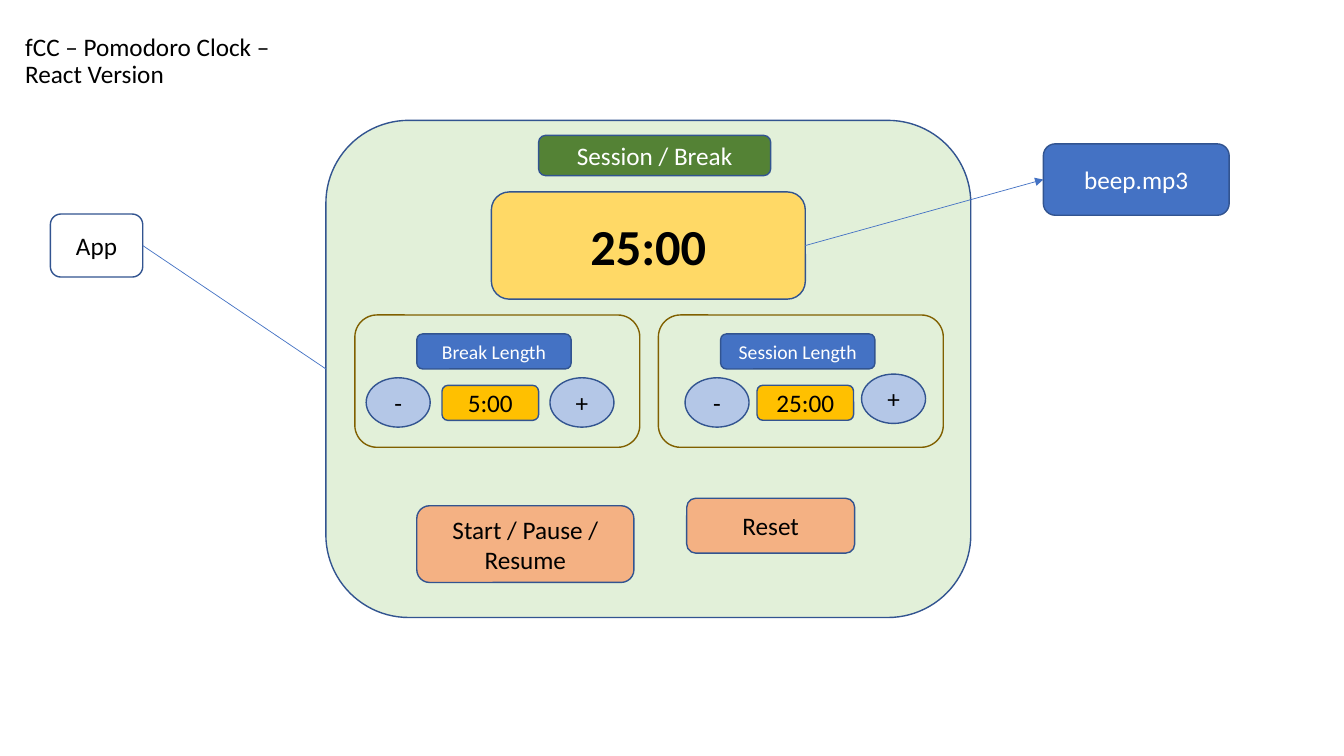
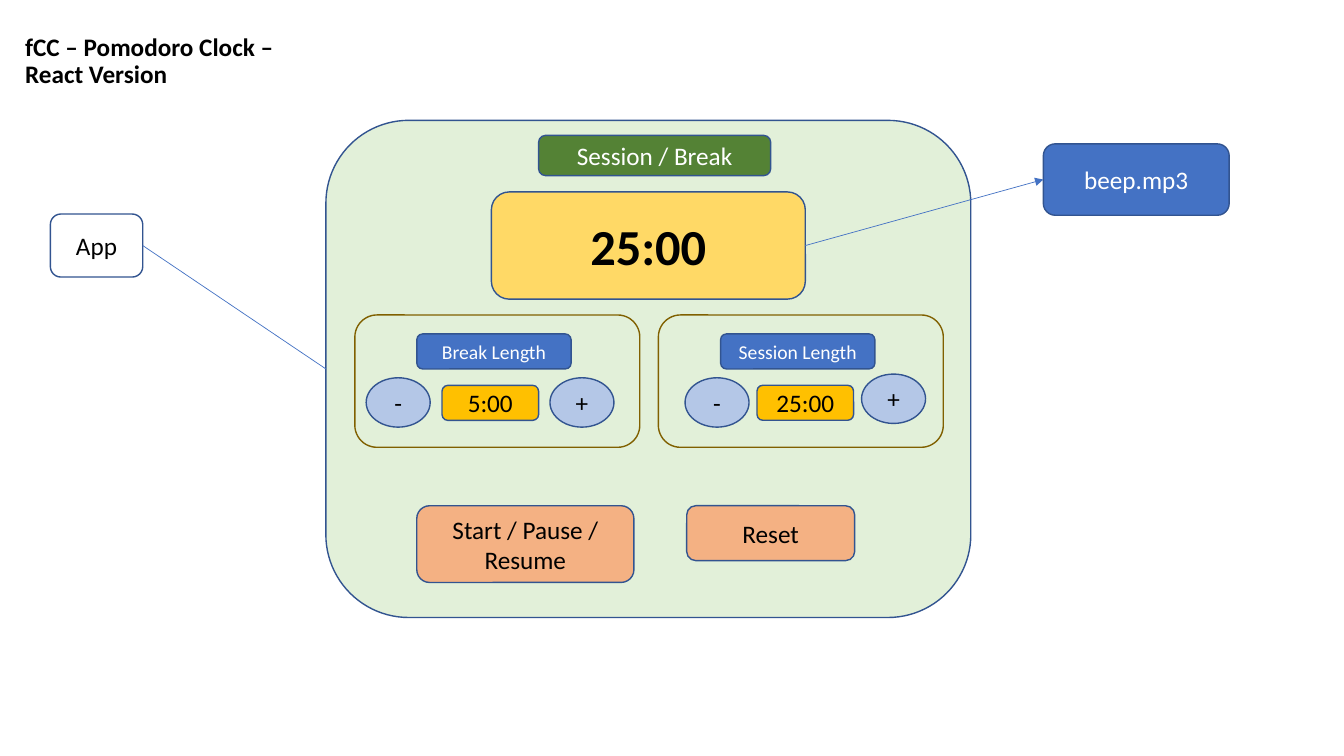
Before and after one commit to deweis/fcc-pomodoro, a slide deck: slide 1 of sketch.pptx. Drawn at 1344x756 pixels with LibreOffice and Linux fonts; fonts in the diff are those of the drawing. Boxes give left, top, right and bottom in pixels: in the first picture for what was removed or moved away, otherwise in the second. Text is boxed around its words. In the diff, an @@ line names an element or a change of style, - is before the commit and + after.

```diff
--- a/sketch.pptx
+++ b/sketch.pptx
@@ title "fCC – Pomodoro Clock – ..." at box(25, 38, 255, 84): bold on @@
@@ rounded rectangle "Reset": place and size @@
-rounded rectangle "Reset" at box(687, 498, 855, 553)
+rounded rectangle "Reset" at box(687, 506, 855, 561)
```
Also in this commit, not shown: 2 slides added.
